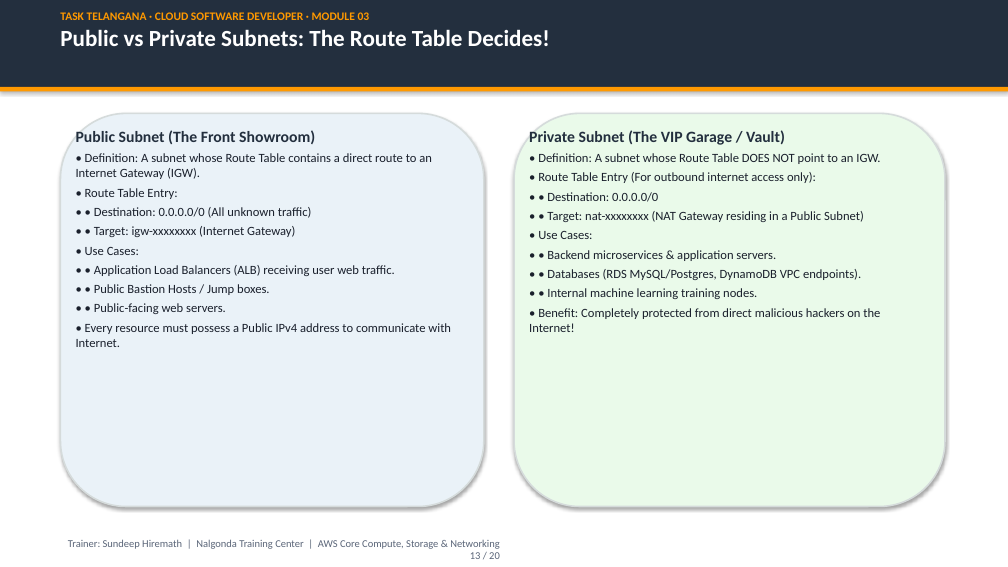
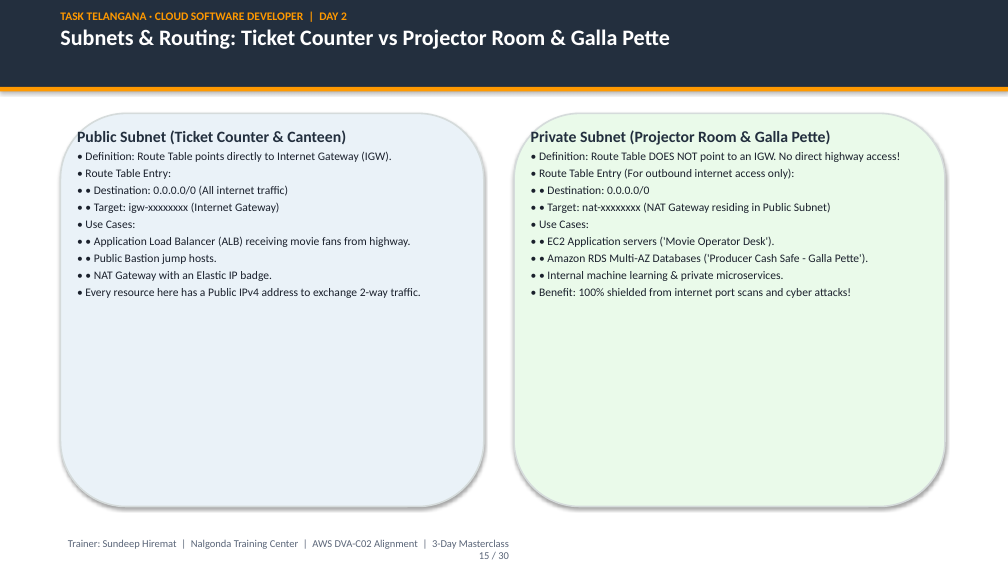
Before and after one commit to cloude-user/task, a slide deck: slide 15 of module_03_aws_core/presentation/Module_03_AWS_Core_Services_Masterclass.pptx (slide 13 before the commit). Drawn at 1008x567 pixels with LibreOffice and Linux fonts; fonts in the diff are those of the drawing. Boxes give left, top, right and bottom in pixels: in the first picture for what was removed or moved away, otherwise in the second. Text is boxed around its words. In the diff, an @@ line names an element or a change of style, - is before the commit and + after.

Commit message:
Feature/vpc networking (#3)
* docs(module03): add dedicated VPC networking & compute/storage/db master guides with analogies and diagrams

* docs(module03): expand EBS vs EFS block vs file deep dive, S3 7-tiers, HTTPS TLS handshake, and public vs private DNS

* feat(module03): infuse Tollywood cinema & Telangana kirana analogies, unify single versions, and update masterclass PPTX

* cloud-formation

---------

```diff
--- a/module_03_aws_core/presentation/Module_03_AWS_Core_Services_Masterclass.pptx
+++ b/module_03_aws_core/presentation/Module_03_AWS_Core_Services_Masterclass.pptx
@@ text at [60,12,670,49]: text changed; size 11 to 21 pt; text colour #FF9900 to #FFFFFF @@
-TASK TELANGANA · CLOUD SOFTWARE DEVELOPER · MODULE 03
-Public vs Private Subnets: The Route Table Decides!
+TASK TELANGANA · CLOUD SOFTWARE DEVELOPER | DAY 2
+Subnets & Routing: Ticket Counter vs Projector Room & Galla Pette
@@ text at [77,130,391,162]: text changed; size 12 to 11 pt @@
-Public Subnet (The Front Showroom)
-• Definition: A subnet whose Route Table contains a direct route to an Internet Gateway (IGW).
+Public Subnet (Ticket Counter & Canteen)
+• Definition: Route Table points directly to Internet Gateway (IGW).
@@ text at [531,130,900,162]: text changed; size 12 to 11 pt @@
-Private Subnet (The VIP Garage / Vault)
-• Definition: A subnet whose Route Table DOES NOT point to an IGW.
+Private Subnet (Projector Room & Galla Pette)
+• Definition: Route Table DOES NOT point to an IGW. No direct highway access!
@@ text at [85,169,279,228]: size 12 to 11 pt in "• Route Table Entry:", "• • Target: igw-xxxxxxxx (Internet Gateway)", "• Use Cases:"; less space between paragraphs @@
@@ text at [539,168,795,228]: size 12 to 11 pt in "• Route Table Entry (For outbound internet ...", "• • Destination: 0.0.0.0/0", "• Use Cases:"; less space between paragraphs @@
@@ text at [94,185,288,196]: text changed; size 12 to 11 pt @@
-• • Destination: 0.0.0.0/0 (All unknown traffic)
+• • Destination: 0.0.0.0/0 (All internet traffic)
@@ text at [547,203,831,213]: text changed; size 12 to 11 pt @@
-• • Target: nat-xxxxxxxx (NAT Gateway residing in a Public Subnet)
+• • Target: nat-xxxxxxxx (NAT Gateway residing in Public Subnet)
@@ text at [85,236,421,298]: text changed; size 12 to 11 pt @@
-• • Application Load Balancers (ALB) receiving user web traffic.
-• • Public Bastion Hosts / Jump boxes.
-• • Public-facing web servers.
-• Every resource must possess a Public IPv4 address to communicate with Internet.
+• • Application Load Balancer (ALB) receiving movie fans from highway.
+• • Public Bastion jump hosts.
+• • NAT Gateway with an Elastic IP badge.
+• Every resource here has a Public IPv4 address to exchange 2-way traffic.
@@ text at [539,237,868,298]: text changed; size 12 to 11 pt @@
-• • Backend microservices & application servers.
-• • Databases (RDS MySQL/Postgres, DynamoDB VPC endpoints).
-• • Internal machine learning training nodes.
-• Benefit: Completely protected from direct malicious hackers on the Internet!
+• • EC2 Application servers ('Movie Operator Desk').
+• • Amazon RDS Multi-AZ Databases ('Producer Cash Safe - Galla Pette').
+• • Internal machine learning & private microservices.
+• Benefit: 100% shielded from internet port scans and cyber attacks!
@@ text at [68,539,509,559]: text changed @@
-Trainer: Sundeep Hiremath | Nalgonda Training Center | AWS Core Compute, Storage & Networking
-13 / 20
+Trainer: Sundeep Hiremat | Nalgonda Training Center | AWS DVA-C02 Alignment | 3-Day Masterclass
+15 / 30
```
Also in this commit, not shown: 15 other slides changed, 12 slides added, 4 slides removed, 25 other files.
